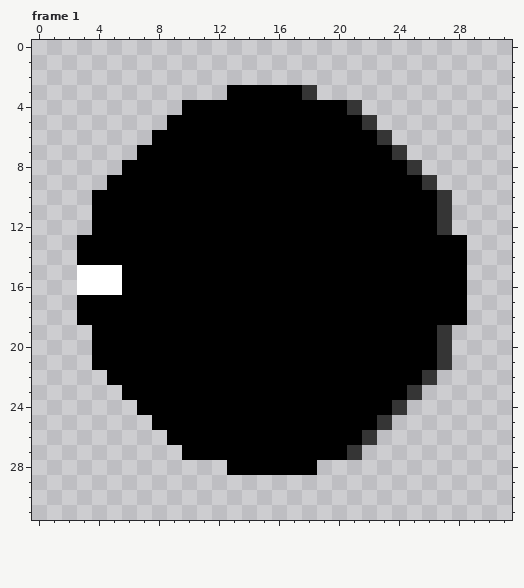
A pixel-art file gets an edit: ships/enemies/enemy3/sprite.aseprite. Above is the file before it was changed.
32x32 pixels, 4 frames. Shown: frame 1.
Once edited:
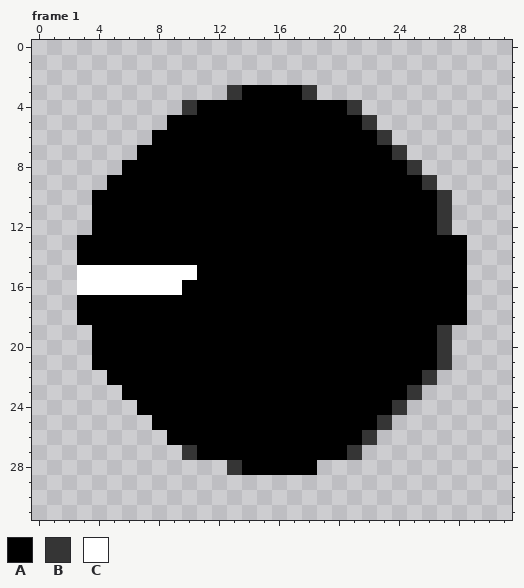
Palette (. is transparent): A #000000  B #353535  C #ffffff
The edit:
Frame 1:
y 3: x 13 A -> B
y 4: x 10 A -> B
y 15: x 6..10 AAAAA -> CCCCC
y 16: x 6..9 AAAA -> CCCC
y 27: x 10 A -> B
y 28: x 13 A -> B
Pixel boxes of the changes (left, top, right, bottom) in both pictures:
changed: (182, 85, 242, 115)
changed: (122, 265, 197, 295)
changed: (182, 445, 242, 475)
